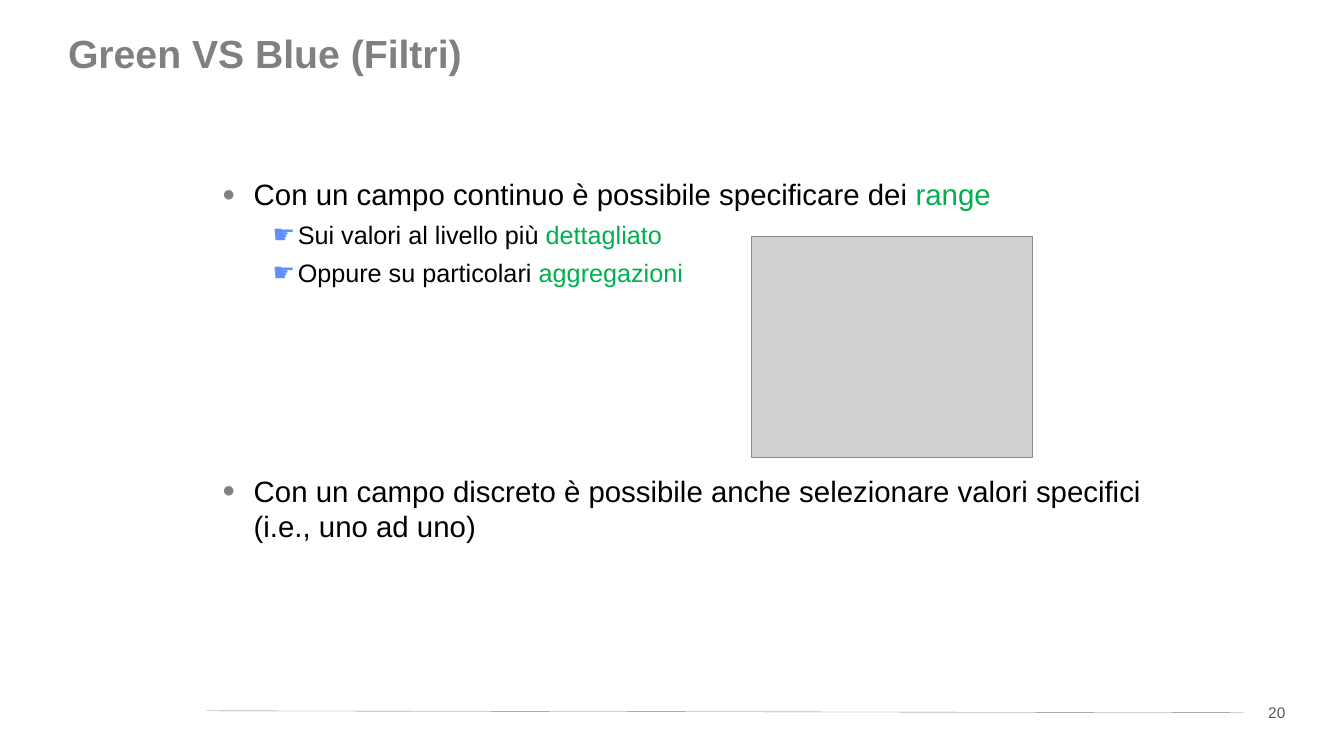
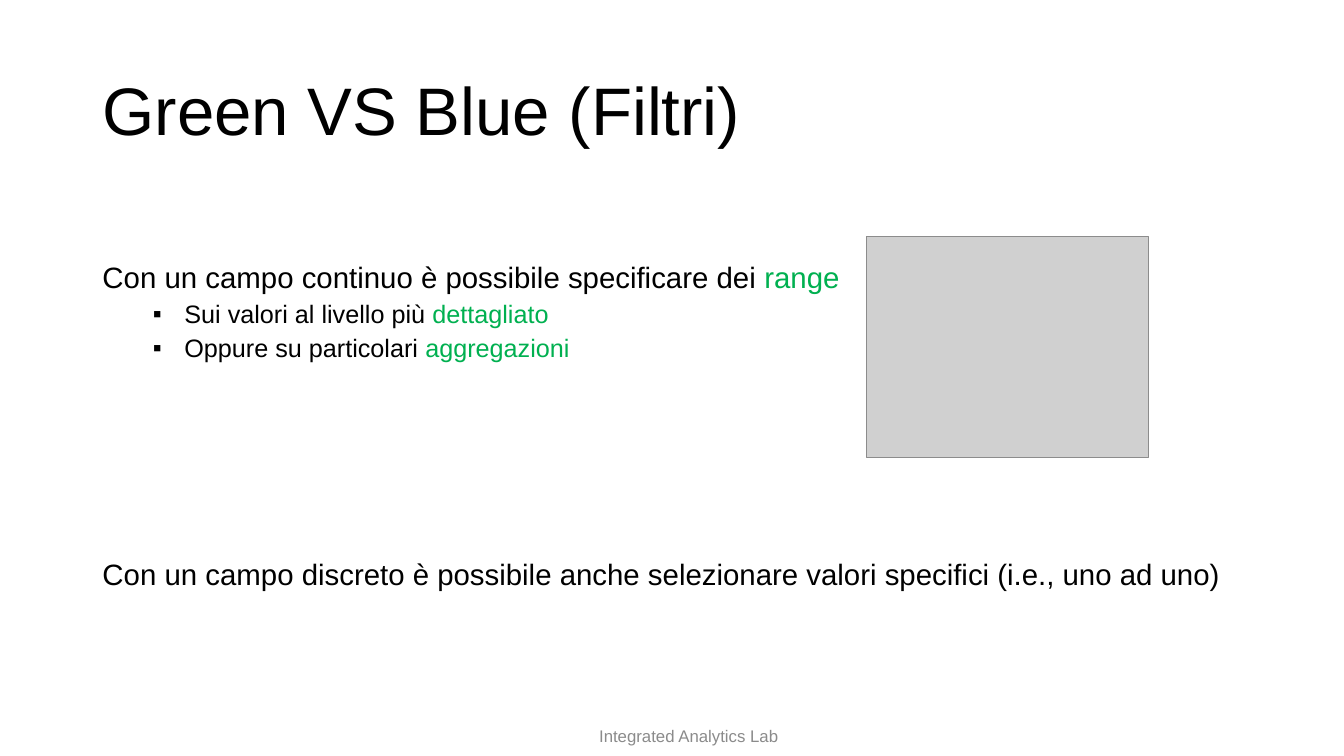
Before and after one commit to w4bo/teaching-handsondatapipelines, a slide deck: slide 14 of 04-OLAPandVisualization/slides.pptx (slide 20 before the commit). Drawn at 1344x756 pixels with LibreOffice and Linux fonts; fonts in the diff are those of the drawing; grey boxes stand for pictures; background and template pictures are left out. Boxes give left, top, right and bottom in pixels: in the first picture for what was removed or moved away, otherwise in the second. Text is boxed around its words. In the diff, an @@ line names an element or a change of style, - is before the commit and + after.

```diff
--- a/04-OLAPandVisualization/slides.pptx
+++ b/04-OLAPandVisualization/slides.pptx
@@ title "Green VS Blue (Filtri)": place and size @@
-title "Green VS Blue (Filtri)" at box(68, 39, 462, 76)
+title "Green VS Blue (Filtri)" at box(102, 86, 740, 147)
@@ title "Green VS Blue (Filtri)" at box(102, 86, 740, 147): size 28 to 48 pt, text colour #808080 to #000000, bold off; vertical alignment top to middle @@
@@ text "Con un campo continuo è ...": place and size @@
-text "Con un campo continuo è ..." at box(254, 183, 1140, 543)
+text "Con un campo continuo è ..." at box(102, 266, 1220, 591)
@@ text "Con un campo continuo è ..." at box(102, 266, 1220, 591): bullet ● to none; line spacing 1 to 0.9; more space between paragraphs; bullet ☛ to ▪; vertical alignment top to middle @@
@@ picture: place and size @@
-picture at box(751, 236, 1032, 457)
+picture at box(867, 236, 1148, 457)
@@ line removed from (207, 711) to (1244, 713) @@
@@ page number removed at box(1268, 707, 1285, 718) @@
-20
@@ text added at box(599, 730, 778, 746), 12 pt, text #8C8C8C @@
+Integrated Analytics Lab
```
Also in this commit, not shown: 49 other slides changed, 1 slide added, 10 slides removed, 4 other files.
